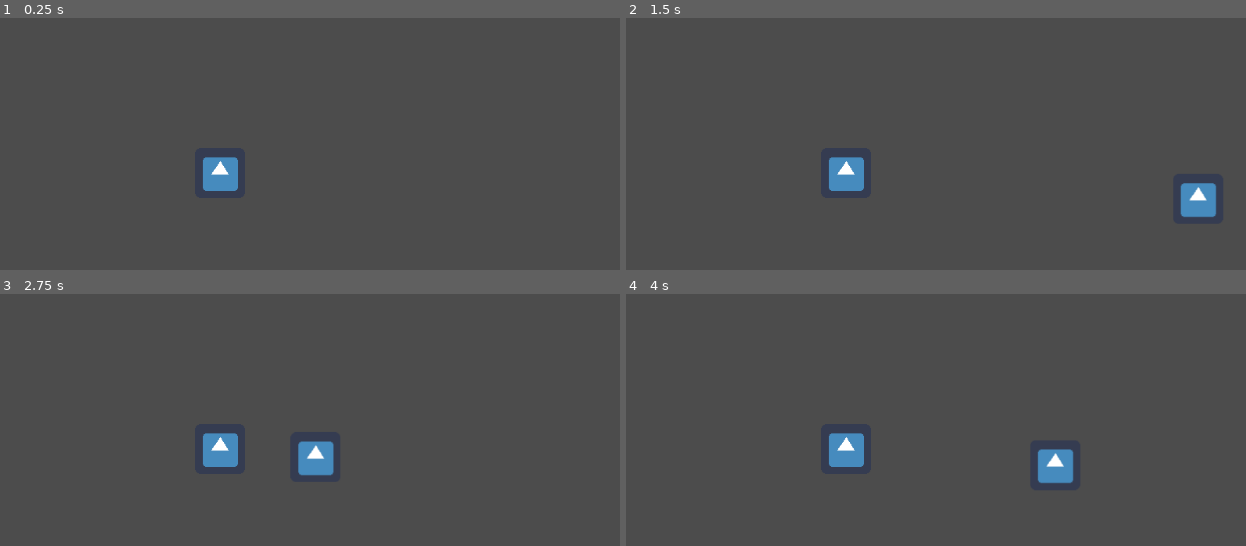
Above: before the commit, frames 1-4 (two rows, left to right).
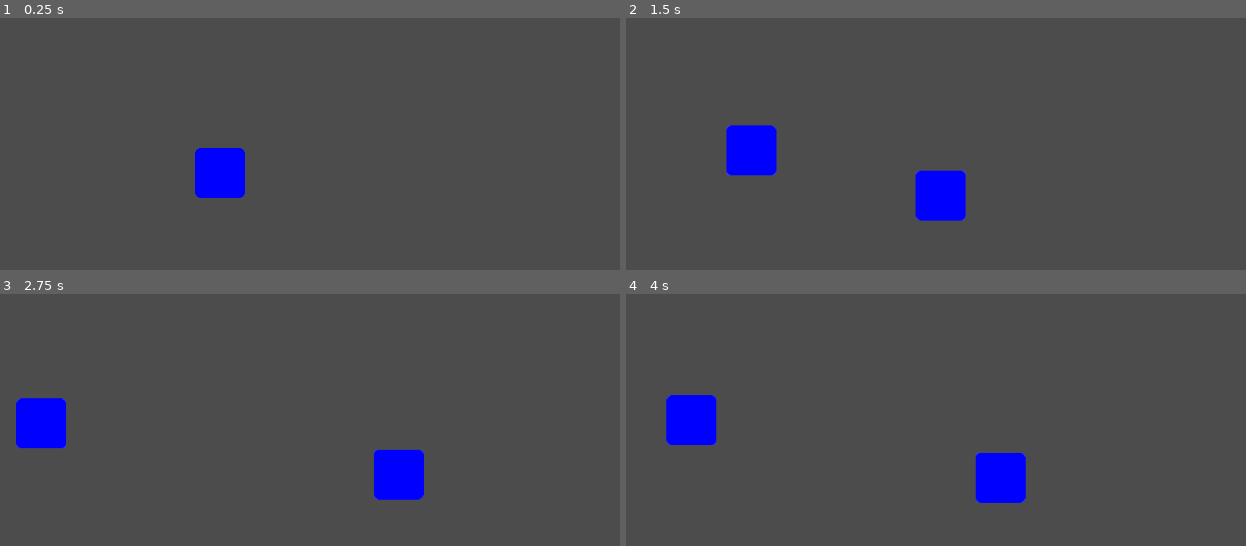
Above: after the commit, the same moments.

Repository: killicolin/SCI-GJ-3
Game: Godot game, scene res://Level1.tscn
Same seed, same stepped clock (60 frames per second), same inputs: the game is played once before the commit and once after it. The engine's default icon, where the game draws it, is replaced by a stand-in: a white triangle on a blue panel in a dark square.
Inputs:
- Up to frame 1 (0.25 s): no input
- Up to frame 2 (1.5 s): tap Enter at 0.5 s; hold Right (ui_right) 0.53-1.28 s; tap D (p2_right, bound only after the commit) at 0.6, 1.35 s; hold Down (ui_down) from 1.28 s (still down)
- Up to frame 3 (2.75 s): release Down (ui_down) at 2.03 s; hold Right (ui_right) from 2.03 s (still down); tap D (p2_right, bound only after the commit) at 2.1 s
- Up to frame 4 (4 s): release Right (ui_right) at 2.78 s; hold Up (ui_up) 2.78-3.53 s; tap D (p2_right, bound only after the commit) at 2.85, 3.6 s; tap Space at 3.5 s; hold Left (ui_left) from 3.53 s (still down)

The runs differ from the first frame. In frame 1, 1.6% of the frame differs, in the area x 31-40%, y 51-72%; in frame 2, 4.8%, in the area x 16-96%, y 42-81%; in frame 3, 4.8%; in frame 4, 4.8%.

Commit message:
working camera

Diff:
--- a/Level1.gd
+++ b/Level1.gd
@@ -4,16 +4,26 @@
 # Declare member variables here. Examples:
 # var a = 2
 # var b = "text"
+onready var robotScene = load("res://Robot.tscn")
 
+
+onready var p1 = robotScene.instance()
+onready var p2 = robotScene.instance()
 
 # Called when the node enters the scene tree for the first time.
 func _ready():
-	pass # Replace with function body.
 
 
-# Called every frame. 'delta' is the elapsed time since the previous frame.
-#func _process(delta):
-#	pass
+
+	p2.player = "p2"
+	p1.position = $SpawnPoint.position
+	p2.position = $SpawnPoint.position
+
+	add_child(p1)
+	add_child(p2)
+
+	$mainCamera.p1 = p1
+	$mainCamera.p2 = p2
 
 
 func _on_endingArea_body_entered(body):
--- a/Level1.tscn
+++ b/Level1.tscn
@@ -1,8 +1,9 @@
-[gd_scene load_steps=5 format=2]
+[gd_scene load_steps=6 format=2]
 
-[ext_resource path="res://Robot.tscn" type="PackedScene" id=1]
+[ext_resource path="res://mainCamera.gd" type="Script" id=1]
 [ext_resource path="res://icon.png" type="Texture" id=2]
 [ext_resource path="res://Level1.gd" type="Script" id=3]
+[ext_resource path="res://Dune Official Soundtrack  Paul's Dream  Hans Zimmer  WaterTower.mp3" type="AudioStream" id=4]
 
 [sub_resource type="RectangleShape2D" id=1]
 extents = Vector2( 21.5, 21.5 )
@@ -13,14 +14,14 @@
 [node name="Sol" type="StaticBody2D" parent="."]
 
 [node name="CollisionPolygon2D" type="CollisionPolygon2D" parent="Sol"]
-position = Vector2( -10, 440 )
+position = Vector2( 4, 469 )
+scale = Vector2( 2.00475, 1 )
 polygon = PoolVector2Array( -5, -3, 385, 304, 801, 343, 1076, 308, 1153, 139, 547, 97, 305, 57, 55, -62 )
 
-[node name="Robot" parent="." instance=ExtResource( 1 )]
-position = Vector2( 121, 360 )
-
 [node name="endingArea" type="Area2D" parent="."]
-position = Vector2( 1020, 548 )
+position = Vector2( 2067, 565 )
+collision_layer = 3
+collision_mask = 3
 __meta__ = {
 "_edit_group_": true
 }
@@ -31,4 +32,15 @@
 [node name="Sprite" type="Sprite" parent="endingArea"]
 texture = ExtResource( 2 )
 
+[node name="AudioStreamPlayer" type="AudioStreamPlayer" parent="."]
+stream = ExtResource( 4 )
+autoplay = true
+
+[node name="SpawnPoint" type="Position2D" parent="."]
+position = Vector2( 151, 77 )
+
+[node name="mainCamera" type="Camera2D" parent="."]
+current = true
+script = ExtResource( 1 )
+
 [connection signal="body_entered" from="endingArea" to="." method="_on_endingArea_body_entered"]
--- /dev/null
+++ b/Main.gd
@@ -0,0 +1,20 @@
+extends Control
+
+
+# Declare member variables here. Examples:
+# var a = 2
+# var b = "text"
+
+
+# Called when the node enters the scene tree for the first time.
+func _ready():
+	pass # Replace with function body.
+
+
+# Called every frame. 'delta' is the elapsed time since the previous frame.
+#func _process(delta):
+#	pass
+
+
+func _on_Play_pressed():
+	get_tree().change_scene("res://Level1.tscn")
--- /dev/null
+++ b/Main.tscn
@@ -0,0 +1,45 @@
+[gd_scene load_steps=2 format=2]
+
+[ext_resource path="res://Main.gd" type="Script" id=1]
+
+[node name="Main" type="Control"]
+anchor_right = 1.0
+anchor_bottom = 1.0
+size_flags_horizontal = 3
+size_flags_vertical = 3
+script = ExtResource( 1 )
+
+[node name="PanelContainer" type="PanelContainer" parent="."]
+margin_right = 1019.0
+margin_bottom = 594.0
+size_flags_horizontal = 3
+size_flags_vertical = 3
+
+[node name="VBoxContainer" type="VBoxContainer" parent="PanelContainer"]
+margin_left = 7.0
+margin_top = 7.0
+margin_right = 1012.0
+margin_bottom = 587.0
+size_flags_horizontal = 3
+size_flags_vertical = 3
+custom_constants/separation = 50
+
+[node name="GameName" type="Label" parent="PanelContainer/VBoxContainer"]
+margin_right = 1005.0
+margin_bottom = 14.0
+text = "Radiations rover"
+align = 1
+
+[node name="Play" type="Button" parent="PanelContainer/VBoxContainer"]
+margin_top = 64.0
+margin_right = 1005.0
+margin_bottom = 84.0
+text = "Play"
+
+[node name="Controls" type="Button" parent="PanelContainer/VBoxContainer"]
+margin_top = 134.0
+margin_right = 1005.0
+margin_bottom = 154.0
+text = "Controls"
+
+[connection signal="pressed" from="PanelContainer/VBoxContainer/Play" to="." method="_on_Play_pressed"]
--- a/PlayerRobot.gd
+++ b/PlayerRobot.gd
@@ -4,15 +4,50 @@
 
 export var speed = 400
 var velocity
+var player = "p1"
+var state = "stop"
+
+func ready():
+	if player == "p2":
+		$AnimatedSprite.z_index = -1
+		$AnimatedSprite.position = $AnimatedSprite.position + Vector2(0,50)
 
 func get_input():
-	var input_direction = Input.get_vector("ui_left", "ui_right", "ui_up", "ui_down")
+	var input_direction
+	if player == "p1":
+		input_direction = Input.get_vector("ui_left", "p1_right", "ui_up", "ui_down")
+	elif player == "p2":
+		input_direction = Input.get_vector("ui_left", "p2_right", "ui_up", "ui_down")
+
 	velocity = input_direction * speed
 
 func _physics_process(delta):
 	get_input()
+	check_state()
 	move_and_slide(velocity)
 	position.y -= delta * speed * -1
+
+func check_state():
+	if state == "broke":
+		self.modulate = Color(50,0,0)
+	elif state == "working":
+		self.modulate = Color(0,50,0)
+	elif state == "stop":
+		self.modulate = Color(0,0,50)
+
+func broke():
+	if state == "work":
+		state = "broke"
+
+func work():
+	if state == "stop":
+		state = "work"
+
+func stop():
+	if state == "work":
+		state = "stop"
+
+
 
 # Called every frame. 'delta' is the elapsed time since the previous frame.
 #func _process(delta):
--- a/Robot.tscn
+++ b/Robot.tscn
@@ -15,6 +15,7 @@
 extents = Vector2( 30, 29 )
 
 [node name="Robot" type="KinematicBody2D"]
+collision_mask = 2
 script = ExtResource( 2 )
 
 [node name="AnimatedSprite" type="AnimatedSprite" parent="."]
@@ -22,6 +23,3 @@
 
 [node name="CollisionShape2D" type="CollisionShape2D" parent="."]
 shape = SubResource( 2 )
-
-[node name="Camera2D" type="Camera2D" parent="."]
-current = true
--- /dev/null
+++ b/mainCamera.gd
@@ -0,0 +1,19 @@
+extends Camera2D
+
+
+onready var p1 = null
+onready var p2 = null
+
+func _ready():
+	# Initialization here
+	set_process(true)
+
+func _process(delta):
+	var p1_pos = p1.position
+	var p2_pos = p2.position
+	var newpos = (p1_pos+p2_pos) * 0.5
+	self.global_position = newpos
+	var distance = p1_pos.distance_to(p2_pos) * 2
+	var zoom_factor = distance * 0.002
+	var min_zoom = 1
+	set_zoom(Vector2(1,1) * max(zoom_factor / 2, min_zoom))
--- a/project.godot
+++ b/project.godot
@@ -18,6 +18,39 @@
 
 common/drop_mouse_on_gui_input_disabled=true
 
+[input]
+
+p1_right={
+"deadzone": 0.5,
+"events": [ Object(InputEventKey,"resource_local_to_scene":false,"resource_name":"","device":0,"alt":false,"shift":false,"control":false,"meta":false,"command":false,"pressed":false,"scancode":0,"physical_scancode":16777233,"unicode":0,"echo":false,"script":null)
+ ]
+}
+p1_stop={
+"deadzone": 0.5,
+"events": [ Object(InputEventKey,"resource_local_to_scene":false,"resource_name":"","device":0,"alt":false,"shift":false,"control":false,"meta":false,"command":false,"pressed":false,"scancode":0,"physical_scancode":16777234,"unicode":0,"echo":false,"script":null)
+ ]
+}
+p1_action={
+"deadzone": 0.5,
+"events": [ Object(InputEventKey,"resource_local_to_scene":false,"resource_name":"","device":0,"alt":false,"shift":false,"control":false,"meta":false,"command":false,"pressed":false,"scancode":0,"physical_scancode":32,"unicode":0,"echo":false,"script":null)
+ ]
+}
+p2_right={
+"deadzone": 0.5,
+"events": [ Object(InputEventKey,"resource_local_to_scene":false,"resource_name":"","device":0,"alt":false,"shift":false,"control":false,"meta":false,"command":false,"pressed":false,"scancode":0,"physical_scancode":68,"unicode":0,"echo":false,"script":null)
+ ]
+}
+p2_stop={
+"deadzone": 0.5,
+"events": [ Object(InputEventKey,"resource_local_to_scene":false,"resource_name":"","device":0,"alt":false,"shift":false,"control":false,"meta":false,"command":false,"pressed":false,"scancode":0,"physical_scancode":83,"unicode":0,"echo":false,"script":null)
+ ]
+}
+p2_action={
+"deadzone": 0.5,
+"events": [ Object(InputEventKey,"resource_local_to_scene":false,"resource_name":"","device":0,"alt":false,"shift":false,"control":false,"meta":false,"command":false,"pressed":false,"scancode":0,"physical_scancode":81,"unicode":0,"echo":false,"script":null)
+ ]
+}
+
 [physics]
 
 common/enable_pause_aware_picking=true
Not shown, added: Dune Official Soundtrack Paul's Dream Hans Zimmer WaterTower.mp3.import
Not shown, added: Dune Official Soundtrack Paul's Dream Hans Zimmer WaterTower.mp3
